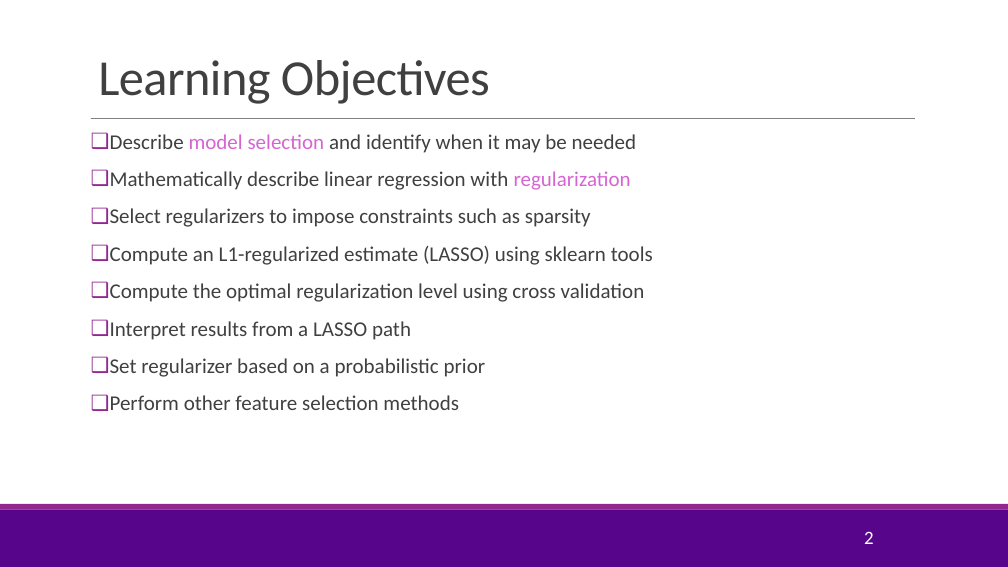
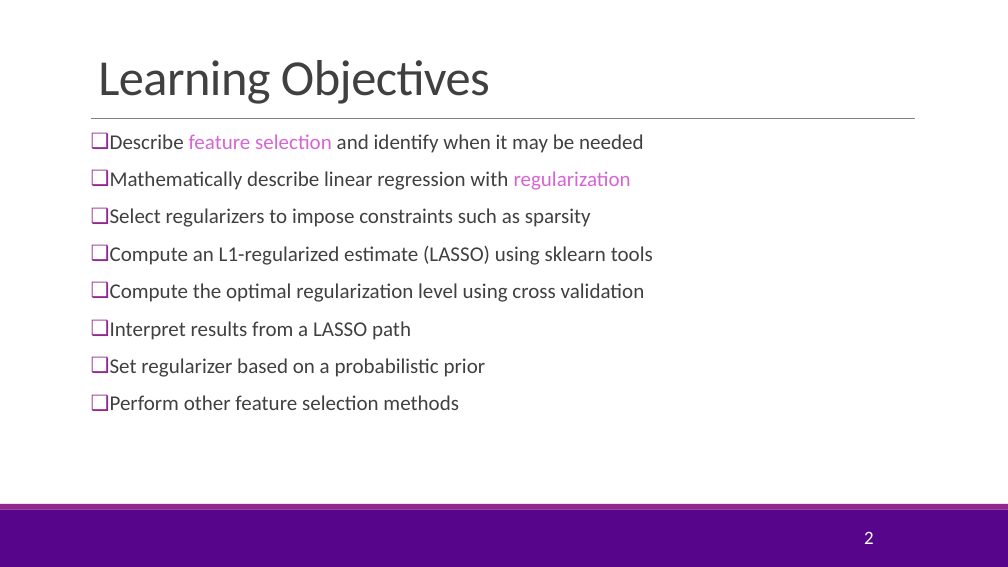
Before and after one commit to pliugithub/MachineLearning, a slide deck: slide 2 of lectures/Lect05_Lasso.pptx. Drawn at 1008x567 pixels with LibreOffice and Linux fonts; fonts in the diff are those of the drawing; background and template pictures are left out. Boxes give left, top, right and bottom in pixels: in the first picture for what was removed or moved away, otherwise in the second. Text is boxed around its words. In the diff, an @@ line names an element or a change of style, - is before the commit and + after.

```diff
--- a/lectures/Lect05_Lasso.pptx
+++ b/lectures/Lect05_Lasso.pptx
@@ text at [110, 134, 643, 153]: text changed @@
-❑ Describe model selection and identify when it may be needed
+❑ Describe feature selection and identify when it may be needed
```
Also in this commit, not shown: 4 other files.
